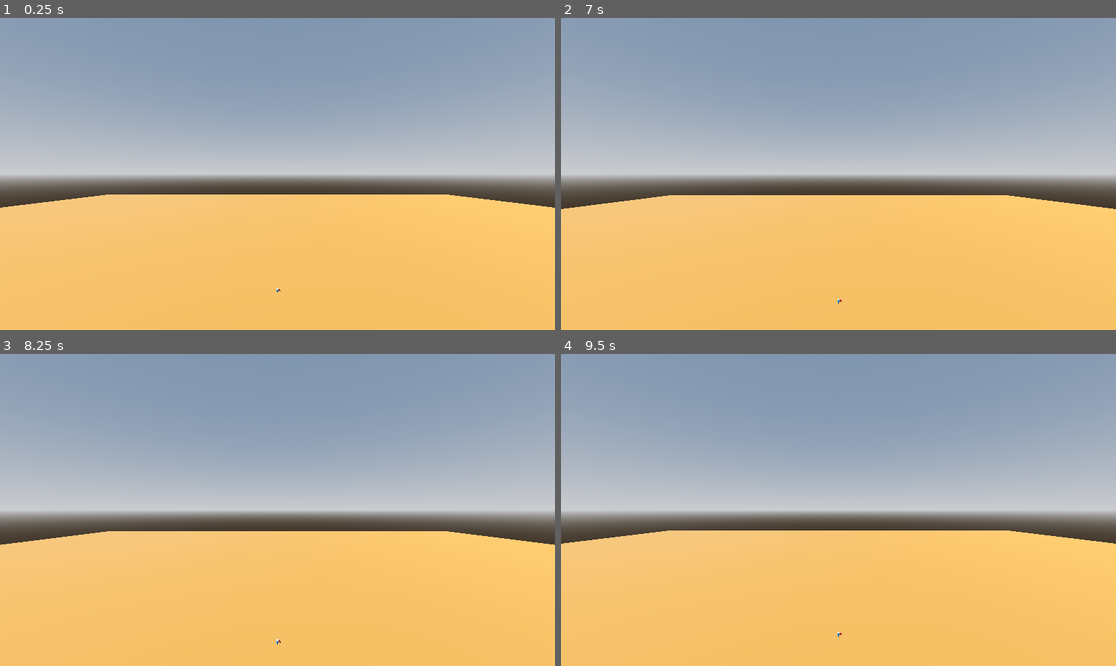
Above: before the commit, frames 1-4 (two rows, left to right).
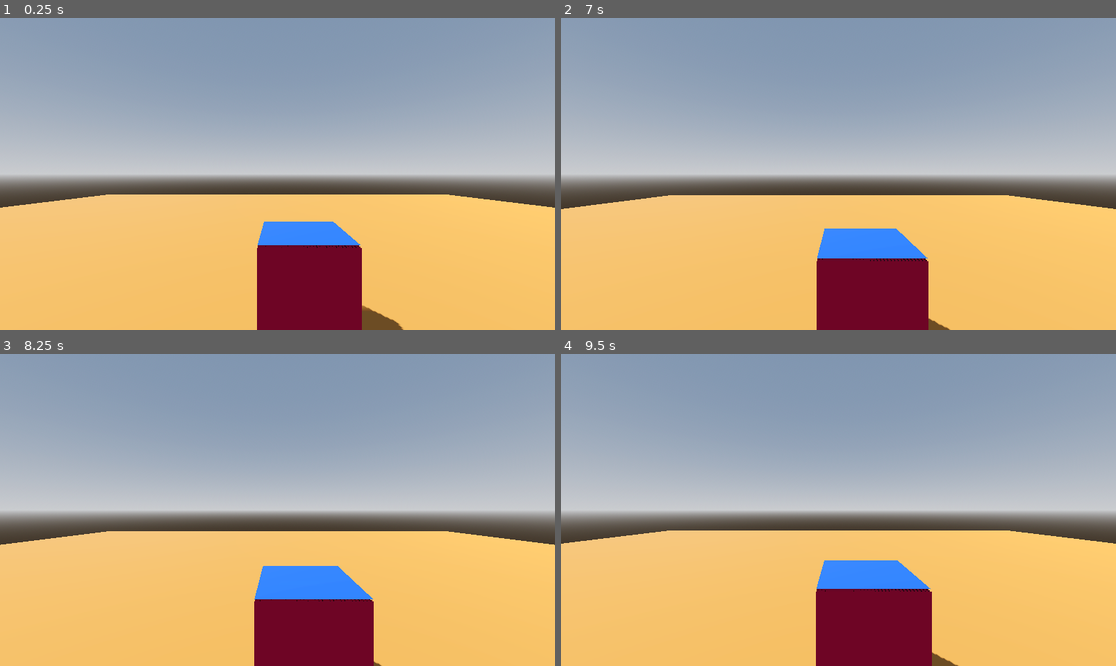
Above: after the commit, the same moments.

Repository: murumart/cgiproject
Game: Godot game, scene res://scenes/main.tscn
Two runs of this game, one before a commit and one after it. Both use one fixed random seed, a clock stepped at 60 frames per second and the inputs below.
Inputs (mouse positions are in pixels of both pictures, inside the frame that each line leads up to):
- Up to frame 1 (0.25 s): no input
- Up to frame 2 (7 s): tap Enter (ui_accept) at 0.5, 0.77, 1.52, 2.75, 3.02, 3.5, 3.77, 4.52, 5, 6.02, 6.5, 6.77 s; move the mouse to (960, 158) at 0.52 s; hold Right (ui_right) 0.53-1.28 s; hold E 0.53-1.28 s; click (960, 158) at 0.67 s; move the mouse to (727, 189) at 1.27 s; hold S 1.28-2.03 s; tap Q at 1.35, 5.85 s; move the mouse to (894, 105) at 2.02 s; hold Right (ui_right) 2.03-2.78 s; hold Shift 2.03-2.78 s; move the mouse to (810, 236) at 2.77 s; hold W 2.78-3.53 s; tap E at 2.85 s; click (810, 236) at 2.92 s; move the mouse to (1005, 220) at 3.52 s; hold Q 3.53-4.28 s; hold Left (ui_left) 3.53-5.03 s; move the mouse to (672, 127) at 4.27 s; tap Shift at 4.35 s; move the mouse to (866, 174) at 5.02 s; hold S 5.03-5.78 s; hold E 5.03-5.78 s; click (866, 174) at 5.17 s; move the mouse to (755, 96) at 5.77 s; hold Right (ui_right) 5.78-6.53 s; move the mouse to (960, 158) at 6.52 s; hold W from 6.53 s (still down); hold Shift from 6.53 s (still down)
- Up to frame 3 (8.25 s): move the mouse to (166, 525) at 7.27 s; release W at 7.28 s; release Shift at 7.28 s; hold Right (ui_right) 7.28-8.03 s; tap E at 7.35 s; click (166, 525) at 7.42 s; tap Enter (ui_accept) at 7.52, 8 s; move the mouse to (333, 441) at 8.02 s; hold S from 8.03 s (still down); hold Q from 8.03 s (still down)
- Up to frame 4 (9.5 s): move the mouse to (810, 572) at 8.77 s; release S at 8.78 s; release Q at 8.78 s; hold Left (ui_left) from 8.78 s (still down); tap Shift at 8.85 s; tap Enter (ui_accept) at 9.02 s

The runs differ from the first frame. In frame 1, 6.7% of the frame differs, in the area x 46-73%, y 65-100%; in frame 2, 6.3%; in frame 3, 6.5%; in frame 4, 6.8%, in the area x 45-72%, y 66-100%.
Error before the commit: Cannot call method 'uniform_set_create' on a null value. (res://scenes/volumetric_controller.gd:122)

Commit message:
different cell generation

Diff:
--- a/scenes/rendering_demo.tscn
+++ b/scenes/rendering_demo.tscn
@@ -68,5 +68,5 @@
 mesh = SubResource("BoxMesh_22u3y")
 script = ExtResource("3_lqk3y")
 brick_size = 16
-grid_size = 1000
+grid_size = 1500
 mesh_instance = NodePath(".")
--- a/scenes/volumetric_controller.gd
+++ b/scenes/volumetric_controller.gd
@@ -83,7 +83,7 @@
 	fmt.width = grid_size # No packing - each voxel gets its own texel
 	fmt.height = grid_size
 	fmt.depth = grid_size
-	fmt.format = RenderingDevice.DATA_FORMAT_R32G32B32A32_SFLOAT
+	fmt.format = RenderingDevice.DATA_FORMAT_R8_UNORM
 	fmt.texture_type = RenderingDevice.TEXTURE_TYPE_3D
 
 	# Usage bits: Storage (Compute Write) + Sampling (Shader Read)
@@ -94,6 +94,9 @@
 		RenderingDevice.TEXTURE_USAGE_CAN_COPY_FROM_BIT
 
 	texture_rid = rd.texture_create(fmt, RDTextureView.new())
+	if not texture_rid.is_valid():
+		printerr("CRITICAL ERROR: Failed to create voxel texture! Grid size ", grid_size, " might be too large for VRAM.")
+		return
 
 func create_brick_map_texture():
 	var fmt = RDTextureFormat.new()
@@ -114,6 +117,9 @@
 	#print("Brick map texture created: ", brick_grid_size, " = ", brick_grid_size.x * brick_grid_size.y * brick_grid_size.z, " bricks")
 
 func run_simulation_once():
+	if not texture_rid.is_valid():
+		return
+
 	var uniform = RDUniform.new() # Create uniform for texture
 	uniform.uniform_type = RenderingDevice.UNIFORM_TYPE_IMAGE # Set uniform type to image
 	uniform.binding = 0 # Set binding to 0
@@ -140,6 +146,9 @@
 	rd.compute_list_end() # End compute list
 
 func build_brick_map():
+	if not texture_rid.is_valid() or not brick_map_texture_rid.is_valid():
+		return
+
 	# Create uniforms for brick map builder
 	var voxel_uniform = RDUniform.new()
 	voxel_uniform.uniform_type = RenderingDevice.UNIFORM_TYPE_IMAGE
@@ -177,10 +186,17 @@
 func bind_texture_to_material():
 	# Create texture wrappers
 	var texture_rd = Texture3DRD.new() # Create texture wrapper
-	texture_rd.texture_rd_rid = texture_rid # Set texture ID
+	if texture_rid.is_valid():
+		texture_rd.texture_rd_rid = texture_rid # Set texture ID
+	else:
+		printerr("Cannot bind texture: Invalid RID")
+		return
 
 	var brick_map_rd = Texture3DRD.new() # Create brick map texture wrapper
-	brick_map_rd.texture_rd_rid = brick_map_texture_rid # Set brick map texture ID
+	if brick_map_texture_rid.is_valid():
+		brick_map_rd.texture_rd_rid = brick_map_texture_rid # Set brick map texture ID
+	else:
+		return
 	if mesh_instance:
 		var mat = mesh_instance.get_active_material(0) as ShaderMaterial # Get active material
 		if mat:
--- a/shaders/volumetric_display.gdshader
+++ b/shaders/volumetric_display.gdshader
@@ -5,7 +5,7 @@
 // Unshaded is faster; cull_front allows us to see "into" the box
 render_mode unshaded, cull_front;
 
-uniform sampler3D simulation_data : filter_nearest; // The texture from the compute shader (RGBA color)
+uniform sampler3D simulation_data : filter_nearest; // The texture from the compute shader (R cell type)
 uniform sampler3D brick_map : filter_nearest; // Brick occupancy map
 uniform vec4 color : source_color = vec4(0.2, 0.8, 1.0, 1.0);
 uniform float density : hint_range(0.1, 100) = 100;
@@ -81,7 +81,7 @@
 
 	float exited = 0.0;
 
-	vec4 voxel_data;
+	uint cell = 0u;
 
 	// DDA traversal with brick map acceleration
 	// move the ray through the voxel grid until we reach the end or alpha is 1 (find the next occupied voxel)
@@ -108,11 +108,12 @@
 		//brick_occupied = 1.0;
 		if (brick_occupied > 0.5) {
 			// Sample current voxel directly (no packing)
-			voxel_data = texelFetch(simulation_data, coord, 0);
-			float cell = voxel_data.a; // Alpha channel = occupancy
+			// Sample current voxel directly (no packing)
+			vec4 voxel_data_u = texelFetch(simulation_data, coord, 0);
+			cell = uint(voxel_data_u.r * 255.0 + 0.5); // cell type
 
 			// if the voxel is occupied
-			if (cell > 0.5) {
+			if (cell > 0u) {
 				depth += t[stepped_axis];
 				alpha_acc += 0.01 * density; // we add the density to the alpha
 				if (alpha_acc >= 1.0) break; // if the alpha is 1, we break
@@ -217,7 +218,12 @@
 	depth = depth / 255.0;
 	switch (render_setting) {
 		case 0: // color
-			ALBEDO = voxel_data.rgb;
+			switch (cell) {
+				case 0u: ALBEDO = vec3(0.0, 0.0, 0.0); break; // air
+				case 1u: ALBEDO = vec3(0.5, 0.5, 0.5); break; // rock
+				case 2u: ALBEDO = vec3(0.0, 0.5, 0.0); break; // grass
+				case 3u: ALBEDO = vec3(1.0, 0.5, 0.5); break; // tree
+			}
 			switch (stepped_axis) {
 				case 0: ALBEDO -= vec3(0.2); break;
 				case 1: if (step_sign > 0) ALBEDO -= vec3(0.4); break;
Not shown, changed: shaders/brick_map_builder.glsl
Not shown, changed: shaders/dummy_simulation.glsl
